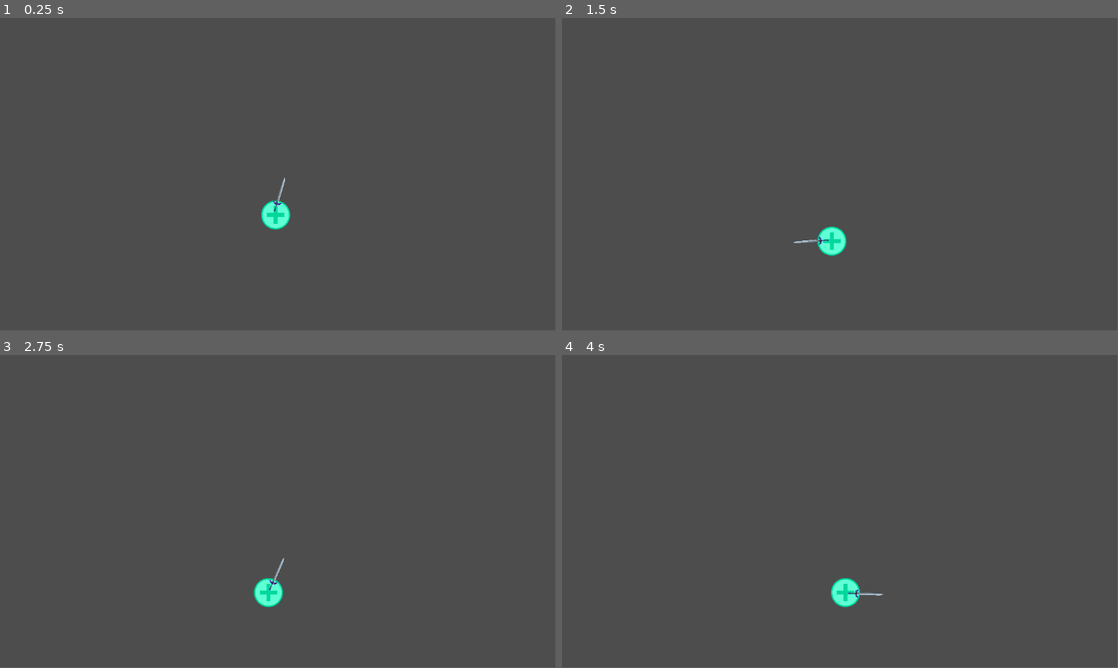
Above: before the commit, frames 1-4 (two rows, left to right).
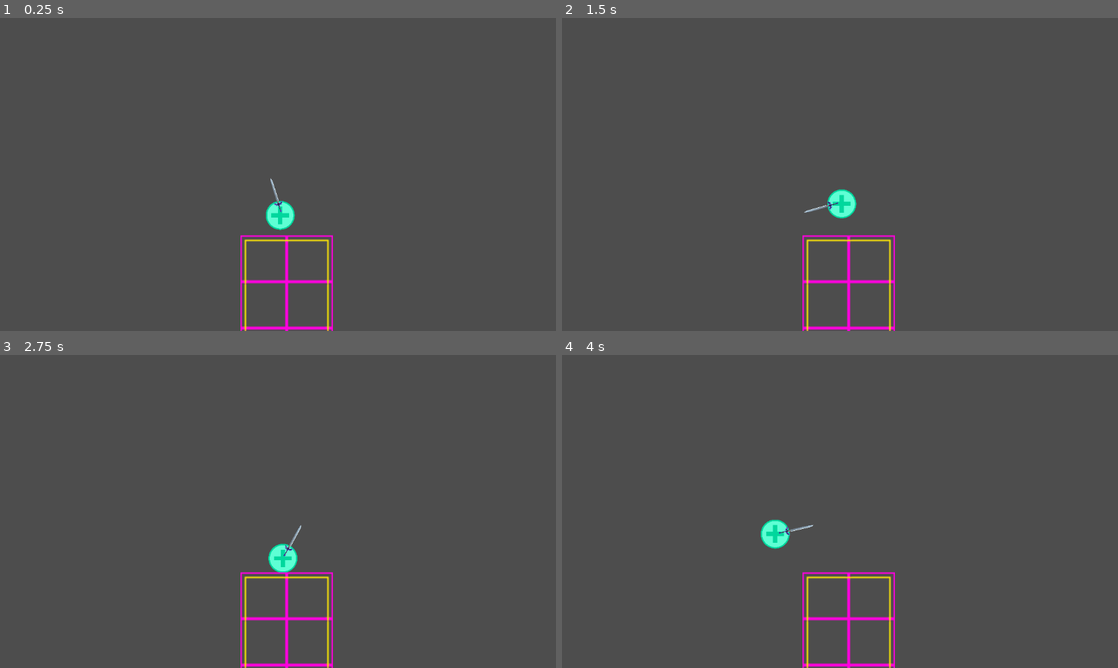
Above: after the commit, the same moments.

Repository: SamppuS/Weakest_bubble
Game: Godot game, scene res://Scenes/World.tscn
Two runs of this game, one before a commit and one after it. Both use one fixed random seed, a clock stepped at 60 frames per second and the inputs below.
Inputs (mouse positions are in pixels of both pictures, inside the frame that each line leads up to):
- Up to frame 1 (0.25 s): no input
- Up to frame 2 (1.5 s): move the mouse to (962, 158) at 0.52 s; move the mouse to (728, 190) at 1.27 s
- Up to frame 3 (2.75 s): move the mouse to (333, 442) at 2.02 s
- Up to frame 4 (4 s): move the mouse to (812, 574) at 2.77 s; move the mouse to (1006, 558) at 3.52 s
In our replay, the window is 799x449 before the commit and 800x450 after it. These sizes can differ from the game's own. Grey fills any space a smaller window leaves; there, only what the larger window draws over its background counts as a difference.

The runs differ from the first frame. In frame 1, 1.7% of the frame differs, in the area x 43-60%, y 50-100%; in frame 2, 2.1%; in frame 3, 2.1%, in the area x 43-60%, y 54-100%; in frame 4, 2.1%.

Commit message:
vaihoin prject settingei

Diff:
--- a/Scenes/World.tscn
+++ b/Scenes/World.tscn
@@ -1,4 +1,4 @@
-[gd_scene load_steps=6 format=3 uid="uid://cnvmj74fmtu0a"]
+[gd_scene load_steps=6 format=4 uid="uid://cnvmj74fmtu0a"]
 
 [ext_resource type="PackedScene" uid="uid://bt5fji5342xuf" path="res://Scenes/Bubble.tscn" id="1_ct2yy"]
 [ext_resource type="Texture2D" uid="uid://ddd5jpecsme4k" path="res://Images/tileSet.png" id="2_g6k0o"]
@@ -275,6 +275,7 @@
 position = Vector2(34, -66)
 
 [node name="TileMapLayer2" type="TileMapLayer" parent="."]
+tile_map_data = PackedByteArray("AAABAP//AQABAAMAAAADAP//AQACAAMAAAABAAEAAQAAAAEAAAABAAMAAQAAAAEAAAADAAEAAQABAAEAAAADAAMAAQABAAEAAAA=")
 tile_set = SubResource("TileSet_m6sam")
 
 [node name="StaticBody2D" type="StaticBody2D" parent="."]
--- a/project.godot
+++ b/project.godot
@@ -14,3 +14,8 @@
 run/main_scene="res://Scenes/World.tscn"
 config/features=PackedStringArray("4.3", "Forward Plus")
 config/icon="res://icon.svg"
+
+[display]
+
+window/stretch/mode="viewport"
+window/stretch/aspect="expand"
